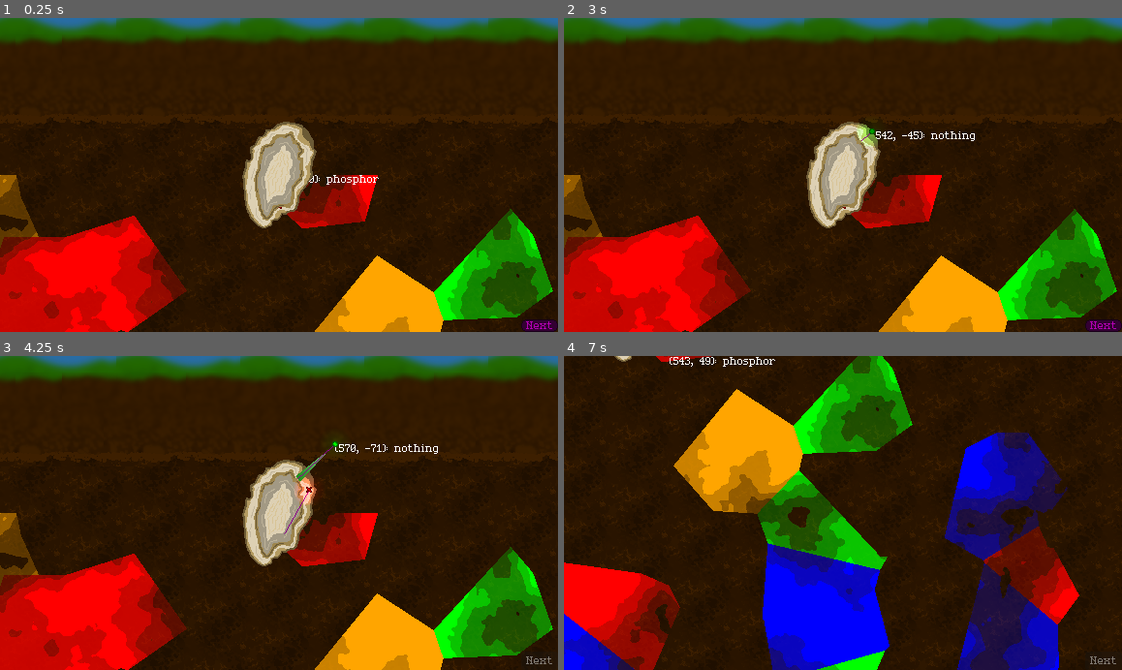
Above: before the commit, frames 1-4 (two rows, left to right).
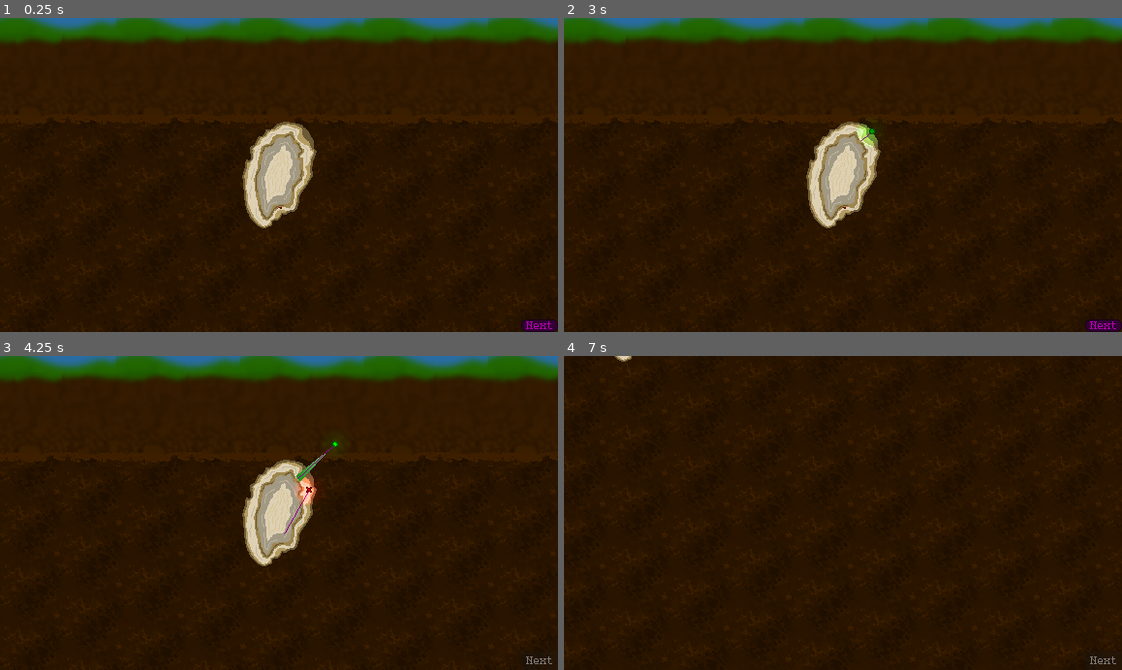
Above: after the commit, the same moments.

Repository: dragonryan06/trellis
Game: Godot game, scene res://test_world.tscn
Two runs of this game, one before a commit and one after it. Both use one fixed random seed, a clock stepped at 60 frames per second and the inputs below.
Inputs (mouse positions are in pixels of both pictures, inside the frame that each line leads up to):
- Up to frame 1 (0.25 s): no input
- Up to frame 2 (3 s): click "Next" at 0.5 s; click "Next" at 1.25 s; click "Next" at 2 s; tap Enter at 2.75 s; drag from (859, 143) to (898, 105) at 2.77 s
- Up to frame 3 (4.25 s): tap Space at 3.5 s; drag from (279, 544) to (334, 443) at 3.52 s
- Up to frame 4 (7 s): move the mouse to (898, 443) at 4.27 s; hold Right (camera_pan_right) 4.28-5 s; click (898, 443) at 4.42 s; drag from (815, 575) to (742, 491) at 5.02 s; tap Enter at 5.75 s; move the mouse to (1010, 560) at 5.77 s; hold Down (camera_pan_down) 5.78-6.5 s; click (1010, 560) at 5.92 s; drag from (675, 465) to (670, 356) at 6.52 s

The runs differ from the first frame. In frame 1, 20% of the frame differs, in the area x 0-100%, y 50-100%; in frame 2, 20%; in frame 3, 20%; in frame 4, 39%, in the area x 0-93%, y 0-100%.
Error after the commit: Parse Error: Could not find type "ResourceVein" in the current scope. (res://generation/soil_resources.gd:12)

Commit message:
Move resource vein data to a proper class object

Diff:
--- a/generation/soil_resources.gd
+++ b/generation/soil_resources.gd
@@ -2,39 +2,22 @@
 
 const IMAGE_DIM := Vector2i(1024, 512)
 const GRID_DIM := Vector2i(8, 8)
-const RESOURCE_TYPES: Dictionary[String, Color] = {
-	"nothing" : Color("transparent"),
-	"water" : Color("blue"),
-	"ichor" : Color("green"),
-	"phosphor" : Color("red"),
-	"ambrose" : Color("orange")
-}
-const RESOURCE_WEIGHTS: Dictionary[String, float] = {
-	"nothing" : 0.75,
-	"water" : 0.0625,
-	"ichor" : 0.0625,
-	"phosphor" : 0.0625,
-	"ambrose" : 0.0625
-}
 
-## Every "chunk" spawns one voronoi seed, which later becomes a resource node.
-## To find what resource node you lie in the voronoi region of, first find the
+## Every "chunk" spawns one voronoi seed, which later becomes a resource vein.
+## To find what resource vein you lie in the voronoi region of, first find the
 ## chunk you're in, and then compare distances of that chunk's and each of its
-## neighbors' nodes with your position.
+## neighbors' veins with your position.
 
-# Pairing of chunk position to node (voronoi seed) position
-var _chunks: Dictionary[Vector2i, Vector2i]
-
-# Pairing of node (voronoi seed) position to resource type
-var _resource_nodes: Dictionary[Vector2i, String]
+# Key should be a chunk position
+var _resource_veins: Dictionary[Vector2i, ResourceVein]
 
 var _resource_data: Image
 
-func get_resource_at(local_pos: Vector2) -> String:
+func get_resource_at(local_pos: Vector2) -> ResourceVein:
 	if (local_pos.x < 0 or local_pos.x > IMAGE_DIM.x or local_pos.y < 0 or local_pos.y > IMAGE_DIM.y):
-		return "nothing"
+		return null
 
-	return _get_nearest_resource_node(local_pos)
+	return _get_containing_resource_vein(local_pos)
 
 func _process(_delta: float) -> void:
 	var mouse_pos = get_local_mouse_position()
@@ -55,60 +38,59 @@
 
 	for y in range(GRID_DIM.y):
 		for x in range(GRID_DIM.x):
-			var resource = RandomHelper.get_weighted_random_key(RESOURCE_WEIGHTS)
-			var location = Vector2i(
+			var vein = ResourceVein.new()
+			vein.type = RandomHelper.get_weighted_random_key(ResourceVein.WEIGHT_TABLE)
+			vein.position = Vector2i(
 				randi_range(x * chunk_size.x, x * chunk_size.x + chunk_size.x),
 				randi_range(y * chunk_size.y, y * chunk_size.y + chunk_size.y)
 			)
-			_chunks[Vector2i(x, y)] = location
-			_resource_nodes[location] = resource
+			_resource_veins[Vector2i(x, y)] = vein
 
 	var noise = FastNoiseLite.new()
 	noise.noise_type = FastNoiseLite.TYPE_SIMPLEX
 	noise.frequency = 0.005
 
-	# It's technically only necessary to check this chunk and its neighbors, come back and fix this once its working.
 	for y in range(IMAGE_DIM.y):
 		for x in range(IMAGE_DIM.x):
-			var nearest = _get_nearest_resource_node(Vector2i(x, y))
+			var vein = _get_containing_resource_vein(Vector2i(x, y))
 
 			image.set_pixel(x, y, Color(
-				RESOURCE_TYPES[nearest].r,
-				RESOURCE_TYPES[nearest].g,
-				RESOURCE_TYPES[nearest].b,
-				RESOURCE_TYPES[nearest].a * snapped(noise.get_noise_2d(x,y) + 0.75, 0.25)))
+				vein.color.r,
+				vein.color.g,
+				vein.color.b,
+				vein.color.a * snapped(noise.get_noise_2d(x,y) + 0.75, 0.25)))
 
 	print("...done (%.2fs)" % (Time.get_unix_time_from_system() - t_start))
 
 	return image
 
-func _get_nearest_resource_node(to: Vector2i) -> String:
+func _get_containing_resource_vein(of: Vector2i) -> ResourceVein:
 	@warning_ignore("integer_division")
 	var chunk_pos = Vector2i(
-		to.x / (IMAGE_DIM.x / GRID_DIM.x),
-		to.y / (IMAGE_DIM.y / GRID_DIM.y)
+		of.x / (IMAGE_DIM.x / GRID_DIM.x),
+		of.y / (IMAGE_DIM.y / GRID_DIM.y)
 	)
 	var neighbors = [
-		_chunks.get(chunk_pos),
-		_chunks.get(chunk_pos + Vector2i.UP),
-		_chunks.get(chunk_pos + Vector2i.UP + Vector2i.LEFT),
-		_chunks.get(chunk_pos + Vector2i.UP + Vector2i.RIGHT),
-		_chunks.get(chunk_pos + Vector2i.DOWN),
-		_chunks.get(chunk_pos + Vector2i.DOWN + Vector2i.LEFT),
-		_chunks.get(chunk_pos + Vector2i.DOWN + Vector2i.RIGHT),
-		_chunks.get(chunk_pos + Vector2i.LEFT),
-		_chunks.get(chunk_pos + Vector2i.RIGHT)
+		_resource_veins.get(chunk_pos),
+		_resource_veins.get(chunk_pos + Vector2i.UP),
+		_resource_veins.get(chunk_pos + Vector2i.UP + Vector2i.LEFT),
+		_resource_veins.get(chunk_pos + Vector2i.UP + Vector2i.RIGHT),
+		_resource_veins.get(chunk_pos + Vector2i.DOWN),
+		_resource_veins.get(chunk_pos + Vector2i.DOWN + Vector2i.LEFT),
+		_resource_veins.get(chunk_pos + Vector2i.DOWN + Vector2i.RIGHT),
+		_resource_veins.get(chunk_pos + Vector2i.LEFT),
+		_resource_veins.get(chunk_pos + Vector2i.RIGHT)
 	]
 	var nearest_distance := INF
-	var nearest: String
+	var nearest: ResourceVein
 
-	for resource_node in neighbors:
-		if (resource_node == null):
+	for vein in neighbors:
+		if (vein == null):
 			continue
 
-		var dist = resource_node.distance_squared_to(to)
+		var dist = vein.position.distance_squared_to(of)
 		if (dist < nearest_distance):
 			nearest_distance = dist
-			nearest = _resource_nodes[resource_node]
+			nearest = vein
 
 	return nearest
